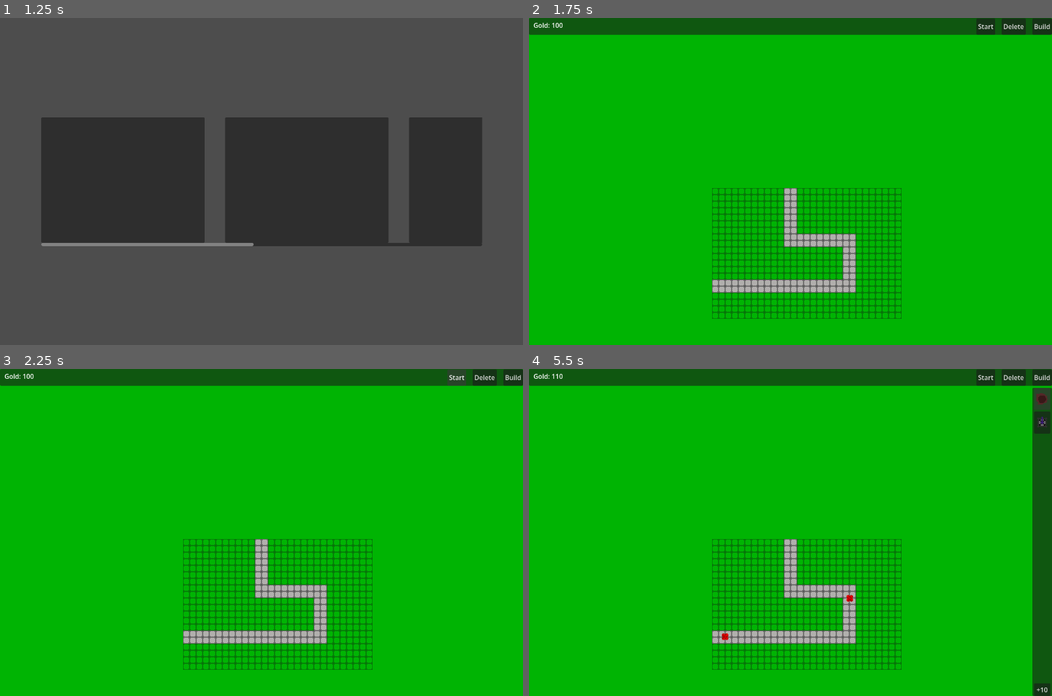
Above: before the commit, frames 1-4 (two rows, left to right).
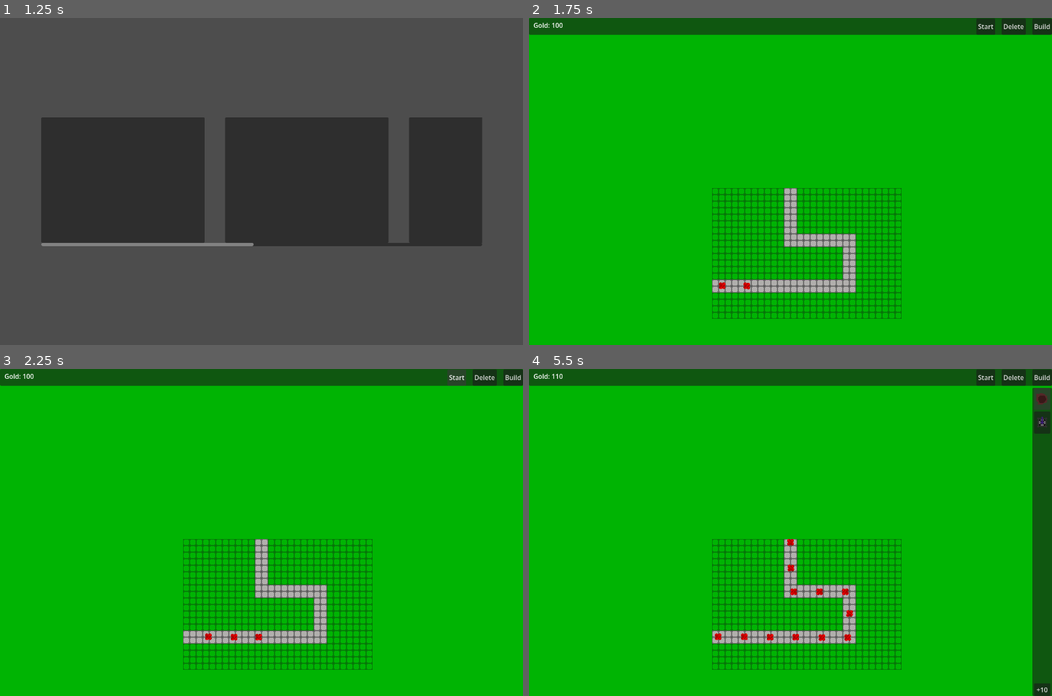
Above: after the commit, the same moments.

Repository: FrameXX/game-jam-02-2026
Game: Godot game, scene res://scenes/main_menu.tscn
Same seed, same stepped clock (60 frames per second), same inputs: the game is played once before the commit and once after it.
Inputs (mouse positions are in pixels of both pictures, inside the frame that each line leads up to):
- Up to frame 1 (1.25 s): click "Play" at 0.5 s
- Up to frame 2 (1.75 s): click (649, 181) at 1.25 s
- Up to frame 3 (2.25 s): click "Start" at 2 s
- Up to frame 4 (5.5 s): click "Start" at 2.75 s; click "Build" at 3.5 s; click "+10" at 4.25 s; click (1041, 398) at 5 s

Frame 1 is identical in both runs. In frame 2, less than 0.1% of the frame differs, in the area x 36-43%, y 80-83%; in frame 3, less than 0.1%; in frame 4, 0.4%, in the area x 35-62%, y 52-84%.

Commit message:
wave manager now loading level info from JSON

Diff:
--- a/levels/level_00.json
+++ b/levels/level_00.json
@@ -5,7 +5,7 @@
 	  "wave_number": 1,
 	  "spawn_delay": 2.0,
 	  "enemies": [
-		{ "type": "basic", "count": 5, "interval": 3.0 },
+		{ "type": "basic", "count": 50, "interval": 0.3 },
 	  ]
 	},
 	{
--- a/scripts/wave_manager.gd
+++ b/scripts/wave_manager.gd
@@ -1,21 +1,73 @@
 extends Node2D
 
 # 1. Load the scene file
-const ENEMY_SCENE = preload("res://scenes/enemies/basic.tscn")
+#const ENEMY_SCENE = preload("res://scenes/enemies/basic.tscn")
 
 # Removed the @onready var that pointed to a specific enemy instance
+#
+##var new_enemy = ENEMY_SCENE.instantiate()
+#func _on_timer_timeout():
+#	# 2. Create a fresh instance of the enemy
+#
+#	# 3. Get the Path2D node (the parent)
+#	var path_node = $"../Map/Path2D"
+#
+#	# 4. Add the enemy as a child of the path
+#	path_node.add_child(ENEMY_SCENE.instantiate())
+#
+#	# 5. Optional: Ensure it starts at the beginning
+#	new_enemy.progress = 0
+#
+#	print("Enemy added to path!")
+#
+var wave_file: String = "res://levels/level_00.json"
+var wave_data: Dictionary
+var current_wave_index: int = 0
 
-var new_enemy = ENEMY_SCENE.instantiate()
-func _on_timer_timeout():
-	# 2. Create a fresh instance of the enemy
+func _ready():
+	wave_data = load_wave_data(wave_file)
+	start_wave(current_wave_index)
 
-	# 3. Get the Path2D node (the parent)
-	var path_node = $"../Map/Path2D"
+func start_wave(index: int):
+	var waves = wave_data.get("waves", [])
+	if index >= waves.size():
+		print("All waves complete!")
+		return
 
-	# 4. Add the enemy as a child of the path
-	path_node.add_child(ENEMY_SCENE.instantiate())
+	var current_wave = waves[index]
+	print("Starting Wave: ", current_wave["wave_number"])
 
-	# 5. Optional: Ensure it starts at the beginning
-	new_enemy.progress = 0
+	for enemy_group in current_wave["enemies"]:
+		spawn_enemy_group(enemy_group)
 
-	print("Enemy added to path!")
+func spawn_enemy_group(group: Dictionary):
+	# group["type"] -> "slime"
+	# group["count"] -> 5
+	# group["interval"] -> 1.0
+	for i in range(group["count"]):
+		print("Spawning ", group["type"])
+		var current_enemy = load("res://scenes/enemies/" + group["type"] + ".tscn")
+		var path_node = $"../Map/Path2D"
+#
+#		# 4. Add the enemy as a child of the path
+		path_node.add_child(current_enemy.instantiate())
+
+		# Insert your actual instantiation logic here (e.g., .instantiate())
+		await get_tree().create_timer(group["interval"]).timeout
+
+func load_wave_data(path: String) -> Dictionary:
+	if not FileAccess.file_exists(path):
+		print("File not found!")
+		return {}
+
+	var file = FileAccess.open(path, FileAccess.READ)
+	var content = file.get_as_text()
+	file.close()
+
+	var json_data = JSON.parse_string(content)
+
+	if json_data == null:
+		print("Error parsing JSON")
+		return {}
+
+	return json_data
